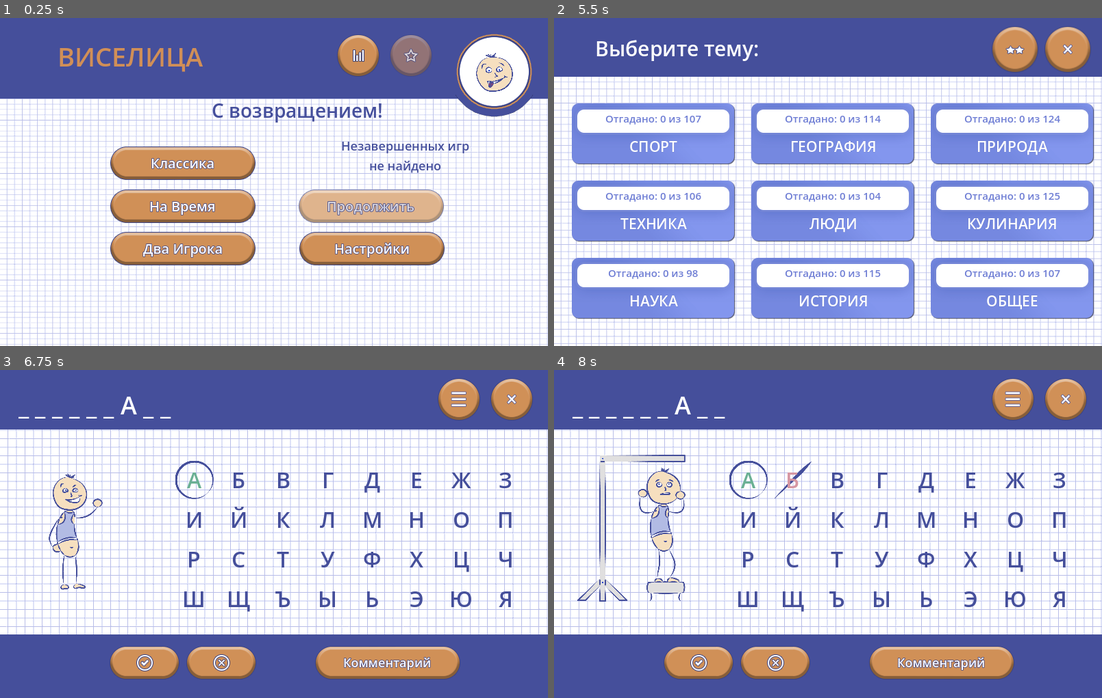
Above: before the commit, frames 1-4 (two rows, left to right).
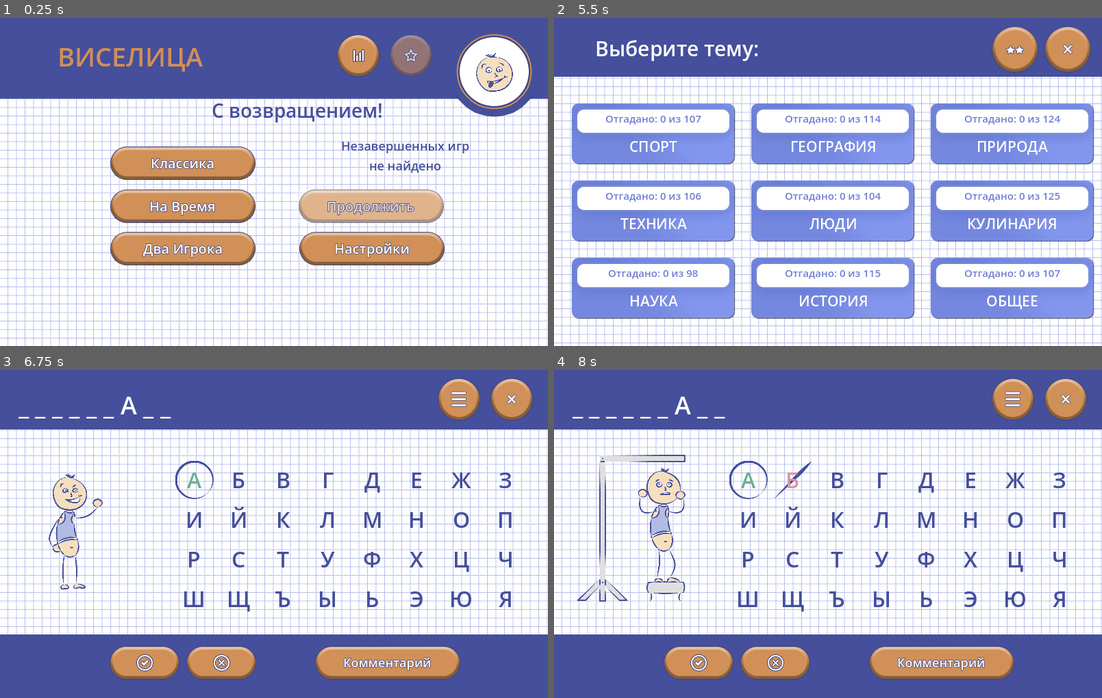
Above: after the commit, the same moments.

Repository: trinarr/hangman20_godot
Game: Godot game, scene res://scenes/Main.tscn
Same seed, same stepped clock (60 frames per second), same inputs: the game is played once before the commit and once after it.
Inputs (mouse positions are in pixels of both pictures, inside the frame that each line leads up to):
- Up to frame 1 (0.25 s): no input
- Up to frame 2 (5.5 s): click (1047, 73) at 0.5 s; click (729, 182) at 1.27 s; click (1047, 73) at 2 s; click (926, 182) at 2.77 s; click (1047, 73) at 3.5 s; click (729, 182) at 4.27 s; tap Enter at 5 s; move the mouse to (734, 162) at 5.02 s; click (734, 162) at 5.17 s
- Up to frame 3 (6.75 s): click (98, 484) at 5.77 s; click (191, 481) at 6.52 s
- Up to frame 4 (8 s): click (795, 481) at 7.27 s

The runs differ from the first frame. In frame 1, 20% of the frame differs, in the area x 0-100%, y 24-100%; in frame 2, 11%; in frame 3, 0.2%; in frame 4, 0.2%.

Commit message:
Фиксы фона

Diff:
--- a/scripts/main.gd
+++ b/scripts/main.gd
@@ -14,6 +14,8 @@
 const FLASH_STAGE_PANEL_SCRIPT: GDScript = preload("res://scripts/ui/flash_stage_panel.gd")
 const FLASH_STAGE_SYMBOL_SCRIPT: GDScript = preload("res://scripts/ui/flash_stage_symbol.gd")
 const FLASH_STAGE_TEXTURE_SCRIPT: GDScript = preload("res://scripts/ui/flash_stage_texture.gd")
+const FLASH_STAGE_HORIZONTAL_FILL_SCRIPT: GDScript = preload("res://scripts/ui/flash_stage_horizontal_fill.gd")
+const FLASH_STAGE_TEXTURE_FILL_SCRIPT: GDScript = preload("res://scripts/ui/flash_stage_texture_fill.gd")
 
 const MAIN_BUTTON_NORMAL: Texture2D = preload("res://flash_assets/user_main_button_21.png")
 const MAIN_BUTTON_PRESSED: Texture2D = preload("res://flash_assets/user_main_button_23.png")
@@ -230,6 +232,24 @@
 	node.set("stage_rect", rect)
 	return node
 
+func _stage_horizontal_fill(stage_y: float, stage_height: float, color: Color) -> Control:
+	var node: Control = FLASH_STAGE_HORIZONTAL_FILL_SCRIPT.new() as Control
+	node.mouse_filter = Control.MOUSE_FILTER_IGNORE
+	node.set("fill_color", color)
+	content.add_child(node)
+	node.set("stage_y", stage_y)
+	node.set("stage_height", stage_height)
+	return node
+
+func _stage_texture_fill(stage_y: float, stage_height: float, texture: Texture2D) -> Control:
+	var node: Control = FLASH_STAGE_TEXTURE_FILL_SCRIPT.new() as Control
+	node.mouse_filter = Control.MOUSE_FILTER_IGNORE
+	node.set("texture", texture)
+	content.add_child(node)
+	node.set("stage_y", stage_y)
+	node.set("stage_height", stage_height)
+	return node
+
 func _stage_main_button(rect: Rect2, callable: Callable, text: String, font_size: int = 20, disabled: bool = false, disabled_overlay_alpha: float = 0.32) -> Control:
 	return _stage_texture_button(rect, callable, MAIN_BUTTON_NORMAL, MAIN_BUTTON_PRESSED, text, font_size, disabled, null, disabled_overlay_alpha)
 
@@ -295,8 +315,10 @@
 	# the original paper texture and the exact Flash header colour; loading the
 	# converted MainMenu scene would reintroduce hidden duplicate buttons and all
 	# of their obsolete bitmap dependencies.
-	_stage_panel(Rect2(0.0, 0.0, 800.0, 118.0), Color(0.2706, 0.3098, 0.6078, 1.0))
-	_stage_texture(Rect2(0.0, 118.0, 800.0, 362.0), MENU_PAPER_COVER)
+	# Keep the header height in Flash stage coordinates while filling the real
+	# viewport width. Menu controls remain positioned in the original stage.
+	_stage_horizontal_fill(0.0, 118.0, Color(0.2706, 0.3098, 0.6078, 1.0))
+	_stage_texture_fill(118.0, 362.0, MENU_PAPER_COVER)
 
 	_stage_label(Rect2(84.0, 28.0, 360.0, 58.0), Database.tr_text(0, "HANGMAN"), 38, Color(0.82, 0.56, 0.34), HORIZONTAL_ALIGNMENT_LEFT)
 	_stage_label(Rect2(284.0, 112.0, 300.0, 48.0), Database.tr_text(77, "Welcome back!"), 28, Color(0.27, 0.31, 0.61), HORIZONTAL_ALIGNMENT_CENTER)
@@ -643,10 +665,9 @@
 	# symbol already contains legacy Flash buttons, which were visible below the
 	# runtime round buttons and caused the doubled-button artefact.
 	_clear("")
-	_stage_texture(Rect2(0.0, 0.0, 800.0, 480.0), MENU_PAPER_COVER)
-	# Extend the header beyond the virtual 800 px stage so it still reaches both
-	# viewport edges on wider aspect ratios.
-	_stage_panel(Rect2(-1000.0, 0.0, 2800.0, 86.0), Color(0.2706, 0.3098, 0.6078, 1.0))
+	_stage_texture_fill(0.0, 480.0, MENU_PAPER_COVER)
+	# Keep the header height in stage coordinates while filling the real viewport.
+	_stage_horizontal_fill(0.0, 86.0, Color(0.2706, 0.3098, 0.6078, 1.0))
 	_stage_label(Rect2(60.0, 19.0, 500.0, 50.0), Database.tr_text(32, "Choose the category:"), 30, Color.WHITE, HORIZONTAL_ALIGNMENT_LEFT)
 	var difficulty_button_rect := Rect2(639.0, 12.0, 68.0, 68.0)
 	_stage_texture_button(difficulty_button_rect, Callable(self, "_show_difficulty_popup"), ROUND_BUTTON_NORMAL, ROUND_BUTTON_PRESSED)
@@ -907,9 +928,9 @@
 	# the graph-paper settings area, and a blue footer beginning at y = 300.
 	# Rebuild those areas directly instead of displaying the converted SlovMov
 	# scene, which contains duplicate text fields and broken bitmap fragments.
-	_stage_texture(Rect2(0.0, 0.0, 800.0, 480.0), MENU_PAPER_COVER)
-	_stage_panel(Rect2(-50.0, 0.0, 900.0, 114.0), Color(0.2706, 0.3098, 0.6078, 1.0))
-	_stage_panel(Rect2(-50.0, 300.0, 900.0, 180.0), Color(0.2706, 0.3098, 0.6078, 1.0))
+	_stage_texture_fill(0.0, 480.0, MENU_PAPER_COVER)
+	_stage_horizontal_fill(0.0, 114.0, Color(0.2706, 0.3098, 0.6078, 1.0))
+	_stage_horizontal_fill(300.0, 180.0, Color(0.2706, 0.3098, 0.6078, 1.0))
 
 	# Original input field: Head is shifted by -50 and InputTxt is created at
 	# x = 105, y = 27 with width 567, producing this stage-space white capsule.
@@ -1110,8 +1131,9 @@
 	# the hint/comment controls to the bottom safe area.  These elements are not
 	# present as static FLA instances, so the Godot layer must rebuild them in
 	# stage coordinates instead of using generic text buttons.
-	_stage_panel(Rect2(-50.0, 0.0, 900.0, 87.0), Color(0.2706, 0.3098, 0.6078, 1.0))
-	_stage_panel(Rect2(-50.0, 387.0, 900.0, 93.0), Color(0.2706, 0.3098, 0.6078, 1.0))
+	_stage_texture_fill(0.0, 480.0, MENU_PAPER_COVER)
+	_stage_horizontal_fill(0.0, 87.0, Color(0.2706, 0.3098, 0.6078, 1.0))
+	_stage_horizontal_fill(387.0, 93.0, Color(0.2706, 0.3098, 0.6078, 1.0))
 
 	_stage_label(Rect2(27.0, 22.0, 625.0, 58.0), GameSession.get_masked_word(), 36, Color.WHITE, HORIZONTAL_ALIGNMENT_LEFT)
 	if GameState.current_mode == 1:
@@ -1288,8 +1310,9 @@
 	# the hero's current pose on the left and slides only the bottom action bar in.
 	_clear("")
 
-	_stage_panel(Rect2(-50.0, 0.0, 900.0, 87.0), Color(0.2706, 0.3098, 0.6078, 1.0))
-	_stage_panel(Rect2(-50.0, 387.0, 900.0, 93.0), Color(0.2706, 0.3098, 0.6078, 1.0))
+	_stage_texture_fill(0.0, 480.0, MENU_PAPER_COVER)
+	_stage_horizontal_fill(0.0, 87.0, Color(0.2706, 0.3098, 0.6078, 1.0))
+	_stage_horizontal_fill(387.0, 93.0, Color(0.2706, 0.3098, 0.6078, 1.0))
 
 	var full_word: String = _spaced_result_word(GameSession.get_full_word())
 	_stage_label(Rect2(27.0, 22.0, 585.0, 58.0), full_word, 36, Color.WHITE, HORIZONTAL_ALIGNMENT_LEFT)
--- /dev/null
+++ b/scripts/ui/flash_stage_horizontal_fill.gd
@@ -0,0 +1,46 @@
+class_name FlashStageHorizontalFill
+extends Control
+
+const STAGE_SIZE: Vector2 = Vector2(800.0, 480.0)
+
+var stage_y: float = 0.0:
+	set(value):
+		stage_y = value
+		_sync_to_stage()
+
+var stage_height: float = 0.0:
+	set(value):
+		stage_height = value
+		_sync_to_stage()
+
+var fill_color: Color = Color.WHITE:
+	set(value):
+		fill_color = value
+		queue_redraw()
+
+func _ready() -> void:
+	set_anchors_preset(Control.PRESET_TOP_LEFT)
+	mouse_filter = Control.MOUSE_FILTER_IGNORE
+	if !get_viewport().size_changed.is_connected(_sync_to_stage):
+		get_viewport().size_changed.connect(_sync_to_stage)
+	_sync_to_stage()
+
+func _exit_tree() -> void:
+	if get_viewport() != null and get_viewport().size_changed.is_connected(_sync_to_stage):
+		get_viewport().size_changed.disconnect(_sync_to_stage)
+
+func _draw() -> void:
+	draw_rect(Rect2(Vector2.ZERO, size), fill_color)
+
+func _sync_to_stage() -> void:
+	if !is_inside_tree():
+		return
+	var viewport_size: Vector2 = get_viewport_rect().size
+	if viewport_size.x <= 0.0 or viewport_size.y <= 0.0:
+		return
+	var fit_scale: float = min(viewport_size.x / STAGE_SIZE.x, viewport_size.y / STAGE_SIZE.y)
+	var stage_offset: Vector2 = (viewport_size - STAGE_SIZE * fit_scale) * 0.5
+	position = Vector2(0.0, stage_offset.y + stage_y * fit_scale)
+	size = Vector2(viewport_size.x, stage_height * fit_scale)
+	custom_minimum_size = size
+	queue_redraw()
--- /dev/null
+++ b/scripts/ui/flash_stage_texture_fill.gd
@@ -0,0 +1,59 @@
+class_name FlashStageTextureFill
+extends Control
+
+const STAGE_SIZE: Vector2 = Vector2(800.0, 480.0)
+
+var stage_y: float = 0.0:
+	set(value):
+		stage_y = value
+		_sync_to_stage()
+
+var stage_height: float = 0.0:
+	set(value):
+		stage_height = value
+		_sync_to_stage()
+
+var texture: Texture2D:
+	set(value):
+		texture = value
+		queue_redraw()
+
+var _fit_scale: float = 1.0
+
+func _ready() -> void:
+	set_anchors_preset(Control.PRESET_TOP_LEFT)
+	mouse_filter = Control.MOUSE_FILTER_IGNORE
+	if !get_viewport().size_changed.is_connected(_sync_to_stage):
+		get_viewport().size_changed.connect(_sync_to_stage)
+	_sync_to_stage()
+
+func _exit_tree() -> void:
+	if get_viewport() != null and get_viewport().size_changed.is_connected(_sync_to_stage):
+		get_viewport().size_changed.disconnect(_sync_to_stage)
+
+func _draw() -> void:
+	if texture == null:
+		return
+	var tile_size: Vector2 = texture.get_size() * _fit_scale
+	if tile_size.x <= 0.0 or tile_size.y <= 0.0:
+		return
+	var y: float = 0.0
+	while y < size.y:
+		var x: float = 0.0
+		while x < size.x:
+			draw_texture_rect(texture, Rect2(x, y, tile_size.x, tile_size.y), false)
+			x += tile_size.x
+		y += tile_size.y
+
+func _sync_to_stage() -> void:
+	if !is_inside_tree():
+		return
+	var viewport_size: Vector2 = get_viewport_rect().size
+	if viewport_size.x <= 0.0 or viewport_size.y <= 0.0:
+		return
+	_fit_scale = min(viewport_size.x / STAGE_SIZE.x, viewport_size.y / STAGE_SIZE.y)
+	var stage_offset: Vector2 = (viewport_size - STAGE_SIZE * _fit_scale) * 0.5
+	position = Vector2(0.0, stage_offset.y + stage_y * _fit_scale)
+	size = Vector2(viewport_size.x, stage_height * _fit_scale)
+	custom_minimum_size = size
+	queue_redraw()
Not shown, added: scripts/ui/flash_stage_horizontal_fill.gd.uid
Not shown, added: scripts/ui/flash_stage_texture_fill.gd.uid
